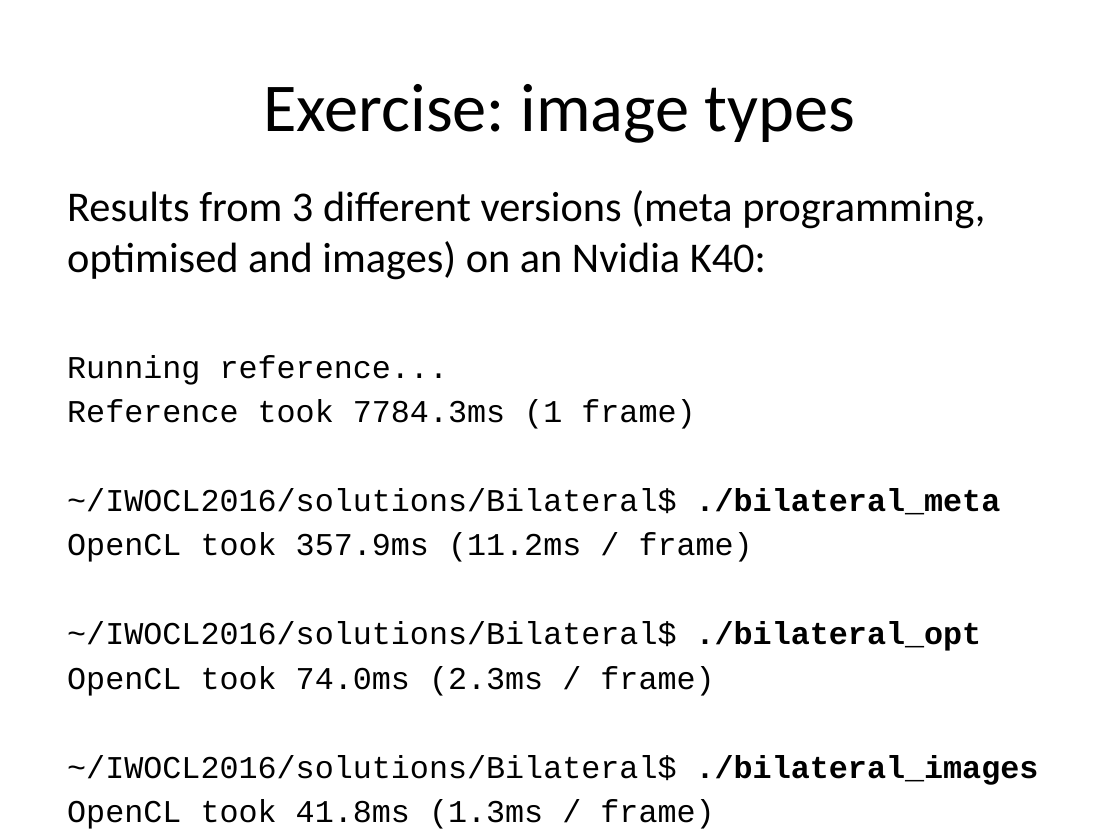
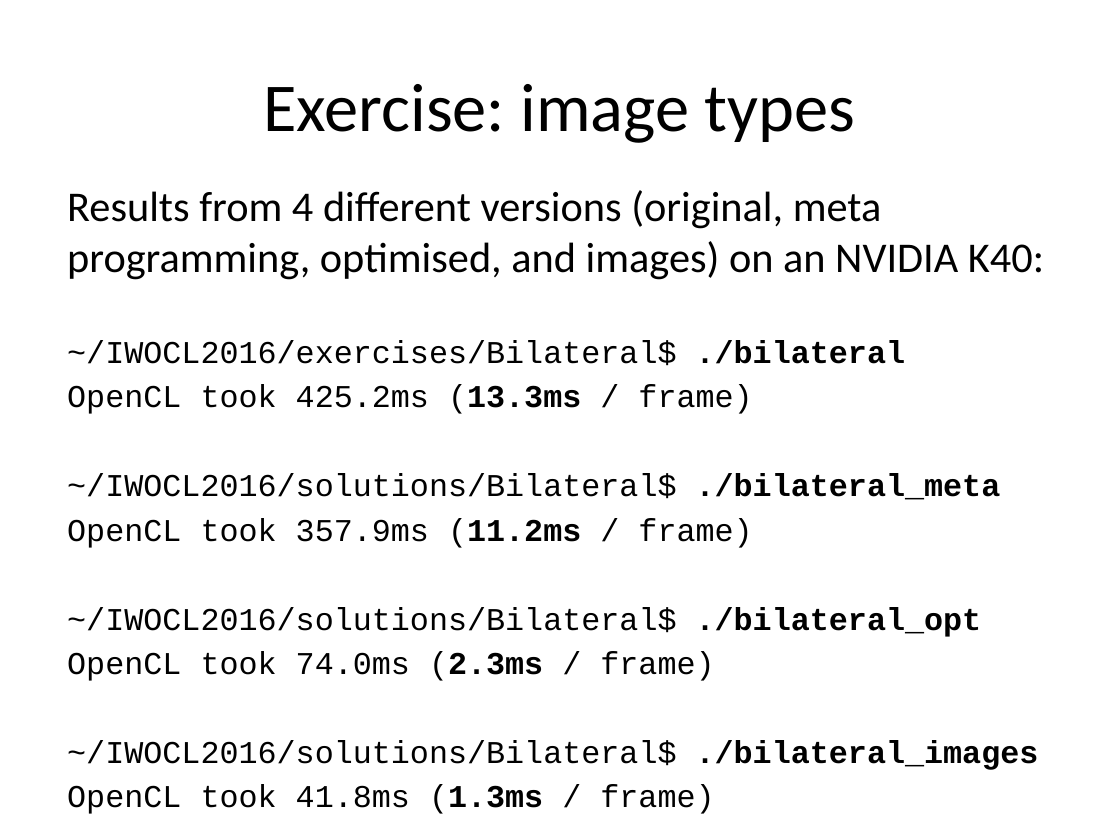
Before and after one commit to UoB-HPC/opencl-training-code, a slide deck: slide 86 of slides/advanced_part3.pptx (slide 84 before the commit). Drawn at 1120x840 pixels with LibreOffice and Linux fonts; fonts in the diff are those of the drawing. Boxes give left, top, right and bottom in pixels: in the first picture for what was removed or moved away, otherwise in the second. Text is boxed around its words. In the diff, an @@ line names an element or a change of style, - is before the commit and + after.

Commit message:
Re-add Bilateral optimisation exercise
Also update Bilateral example results

```diff
--- a/slides/advanced_part3.pptx
+++ b/slides/advanced_part3.pptx
@@ text at <box>67,190,1044,414</box>: text changed @@
-Results from 3 different versions (meta programming, optimised and images) on an Nvidia K40:
-Running reference...
-Reference took 7784.3ms (1 frame)
+Results from 4 different versions (original, meta programming, optimised, and images) on an NVIDIA K40:
+~/IWOCL2016/exercises/Bilateral$ ./bilateral
+OpenCL took 425.2ms (13.3ms / frame)
@@ text at <box>67,518,752,814</box>: bold on in "(11.2ms", "(2.3ms", "(1.3ms" @@
```
Also in this commit, not shown: 2 slides added, 1 other file.
